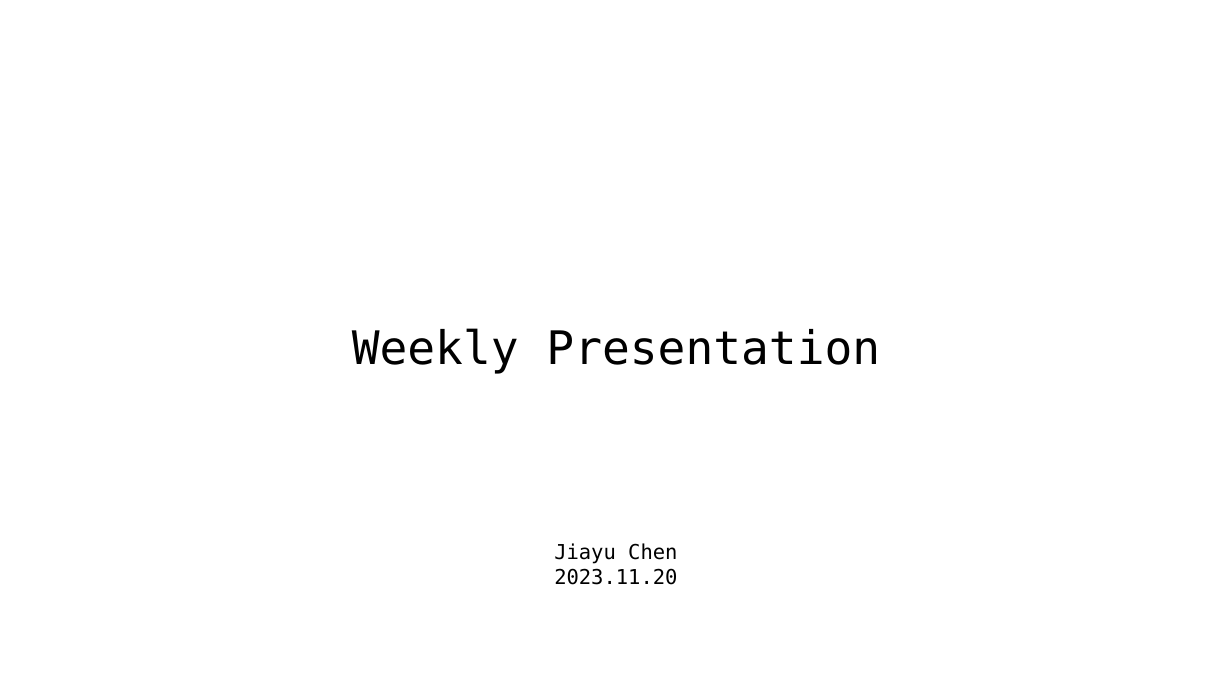
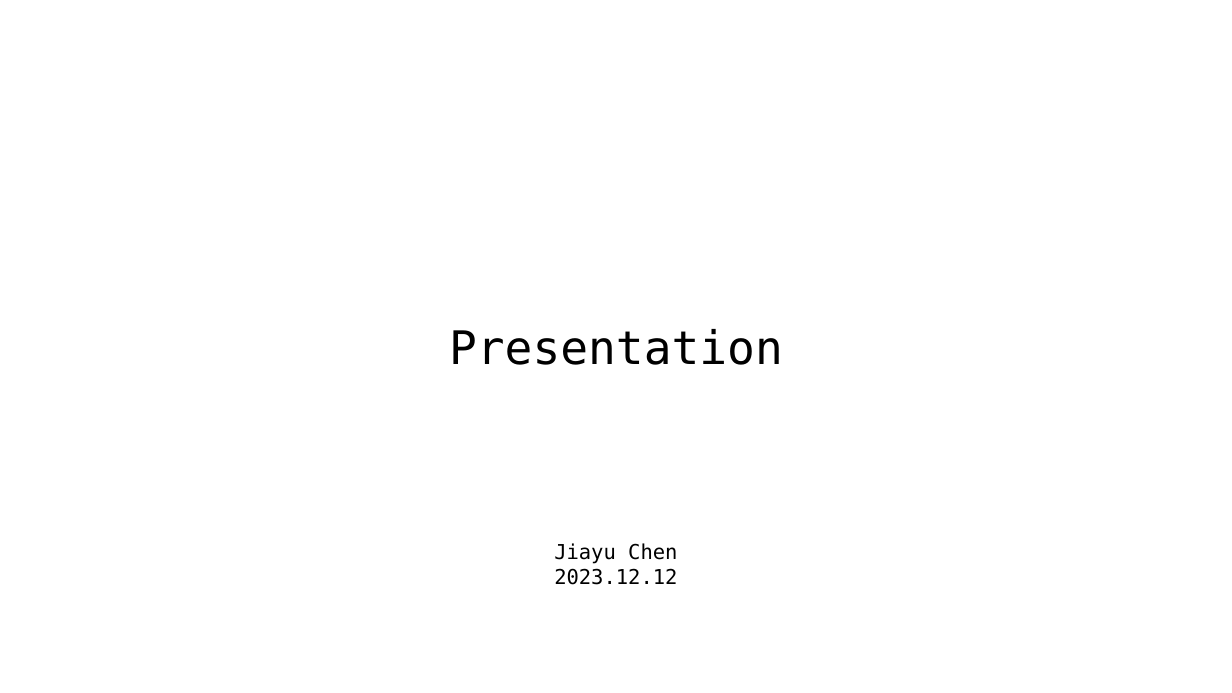
Before and after one commit to A-Big-Tortoise/Presentation, a slide deck: slide 1 of Presentation_1212_JiayuChen.pptx. Drawn at 1232x693 pixels with LibreOffice and Linux fonts; fonts in the diff are those of the drawing. Boxes give left, top, right and bottom in pixels: in the first picture for what was removed or moved away, otherwise in the second. Text is boxed around its words. In the diff, an @@ line names an element or a change of style, - is before the commit and + after.

Commit message:
Add draft of 1212

```diff
--- a/Presentation_1212_JiayuChen.pptx
+++ b/Presentation_1212_JiayuChen.pptx
@@ text at box(449, 329, 783, 365): text changed @@
-Weekly Presentation
+Presentation
@@ text at box(554, 568, 677, 585): text changed @@
-2023.11.20
+2023.12.12
```
Also in this commit, not shown: 7 slides added, 13 slides removed.
